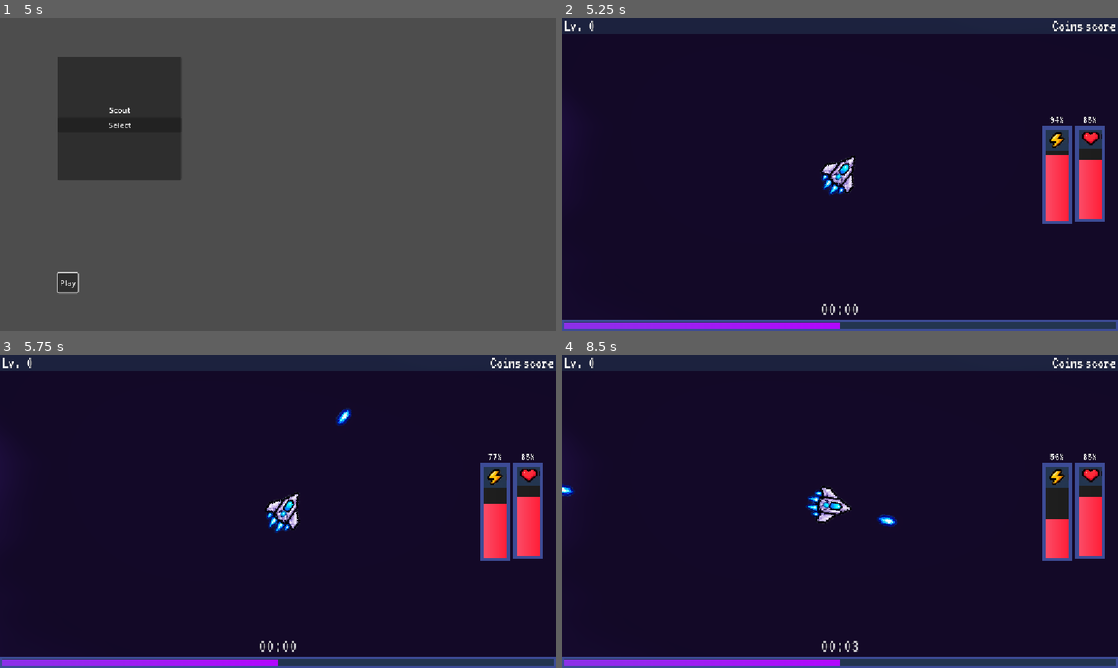
Above: before the commit, frames 1-4 (two rows, left to right).
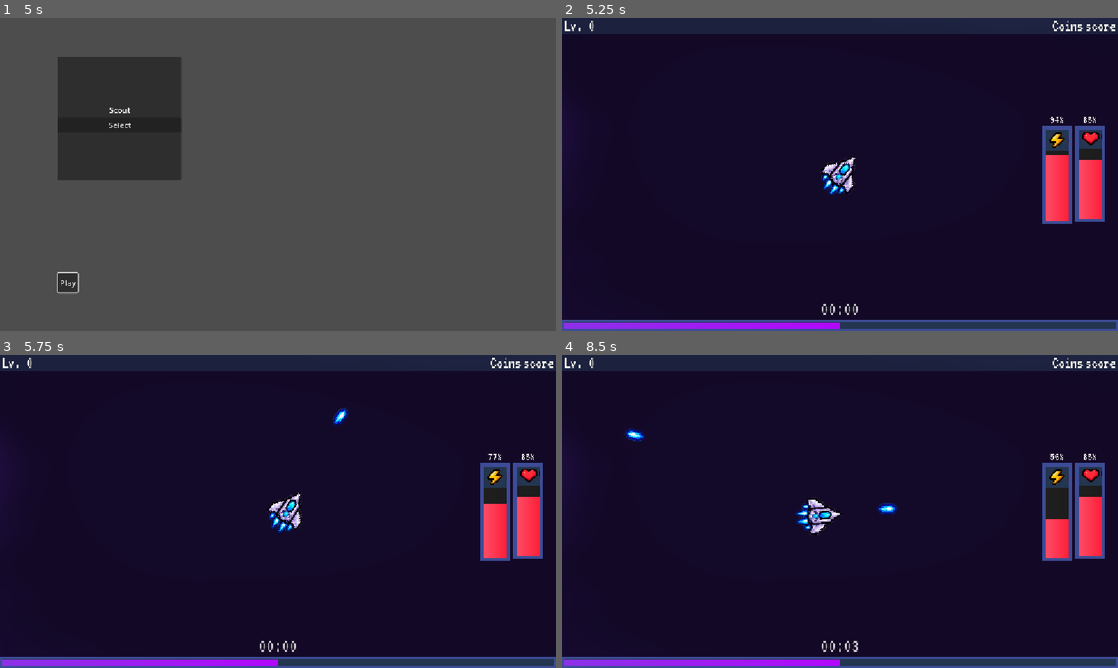
Above: after the commit, the same moments.

Repository: Savo-Consortium-of-Education/tatu-loppuprojekti
Game: Godot game, scene res://scenes/menus/main_menu.tscn
Two runs of this game, one before a commit and one after it. Both use one fixed random seed, a clock stepped at 60 frames per second and the inputs below.
Inputs (mouse positions are in pixels of both pictures, inside the frame that each line leads up to):
- Up to frame 1 (5 s): click "Play" at 0.5 s; click "Play" at 1.25 s; click "Play" at 2 s; click "Select" at 2.75 s; tap Enter at 3.5 s; move the mouse to (400, 158) at 3.52 s; hold D (move_right) 3.53-4.28 s; hold Right mouse button (boost) 3.53-4.28 s; click (400, 158) at 3.8 s; tap Space at 4.25 s; move the mouse to (166, 190) at 4.27 s; hold Down (move_down) from 4.28 s (still down); click (166, 190) at 4.35 s; right-click (166, 190) at 4.55 s
- Up to frame 2 (5.25 s): tap Enter at 5 s; move the mouse to (895, 105) at 5.02 s; release Down (move_down) at 5.03 s; hold D (move_right) from 5.03 s (still down); hold Right mouse button (boost) from 5.03 s (still down)
- Up to frame 3 (5.75 s): keep holding D (move_right); keep holding Right mouse button (boost); click (333, 442) at 5.3 s
- Up to frame 4 (8.5 s): move the mouse to (851, 511) at 5.77 s; release D (move_right) at 5.78 s; release Right mouse button (boost) at 5.78 s; hold W (move_up) 5.78-6.53 s; click (851, 511) at 5.85 s; right-click (851, 511) at 6.05 s; move the mouse to (1006, 558) at 6.52 s; hold Right mouse button (boost) 6.53-7.28 s; hold Left (move_left) 6.53-8.03 s; click (1006, 558) at 6.8 s; move the mouse to (673, 464) at 7.27 s; click (673, 464) at 7.35 s; right-click (673, 464) at 7.55 s; move the mouse to (867, 511) at 8.02 s; hold Down (move_down) from 8.03 s (still down); hold Right mouse button (boost) from 8.03 s (still down); click (867, 511) at 8.3 s

Frame 1 is identical in both runs. In frame 2, 0.2% of the frame differs, in the area x 46-53%, y 44-57%; in frame 3, 0.7%; in frame 4, 1.2%, in the area x 0-61%, y 23-58%.

Commit message:
fix: make character more responsible

Diff:
--- a/resources/characters/character_data.gd
+++ b/resources/characters/character_data.gd
@@ -5,19 +5,20 @@
 @export var character_name: String = "Unnamed"
 @export var portrait: Texture2D
 
-@export_group("Health & Boost")
+@export_group("Stats")
 @export var max_hp: float = 100.0
 @export var max_boost: float = 100.0
+@export var armor: int = 5
 @export var boost_multiplier: float = 1.2
 @export var boost_recovery: float = 20.0
 @export var boost_drain: float = 35.0
 
 @export_group("Movement")
 @export var rotation_speed: float = 3.0
-@export var linear_drag: float = 40.0
+@export var linear_drag: float = 100.0
 @export var angular_drag: float = 2.0
 @export var max_speed: float = 300.0
-@export var acceleration: float = 150.0
+@export var acceleration: float = 200.0
 
 @export_group("Weapons")
 @export var default_weapon: WeaponData
--- a/scripts/player/player.gd
+++ b/scripts/player/player.gd
@@ -17,12 +17,8 @@
 func handle_shooting() -> void:
     if not Input.is_action_pressed("shoot"):
         return
-
-    var direction = global_position.direction_to(
-        get_global_mouse_position())
-
+    var direction = global_position.direction_to(get_global_mouse_position())
     for weapon in current_weapons:
-        print(weapon)
         weapon.try_fire(direction)
 
 func handle_movement(delta: float) -> void:
@@ -43,22 +39,33 @@
 
     GameManager.boost_player(self, boost_energy)
 
-    var acceleration_force = acceleration
+    var speed_multiplier := boost_multiplier if boost_active else 1.0
+    var target_speed := max_speed * speed_multiplier
+
+    var acceleration_force := acceleration
     if boost_active:
         acceleration_force *= boost_multiplier
 
-    velocity += direction * acceleration_force * delta
+    if direction != Vector2.ZERO:
+        if velocity.dot(direction) < 0.0:
+            acceleration_force *= 3.0
 
-    if direction == Vector2.ZERO:
+        var target_velocity := direction * target_speed
+        velocity = velocity.move_toward(
+            target_velocity,
+            acceleration_force * delta
+        )
+    else:
         velocity = velocity.move_toward(
             Vector2.ZERO,
             linear_drag * delta
         )
-    velocity = velocity.limit_length(max_speed * (
-        boost_multiplier if boost_active else 1.0
-    ))
 
 func handle_rotation(delta: float) -> void:
     visuals.rotation = global_position.direction_to(
         get_global_mouse_position()
     ).angle() + GameManager.SPRITE_ROTATION_OFFSET
+
+
+func _on_ready() -> void:
+    add_to_group("players")
